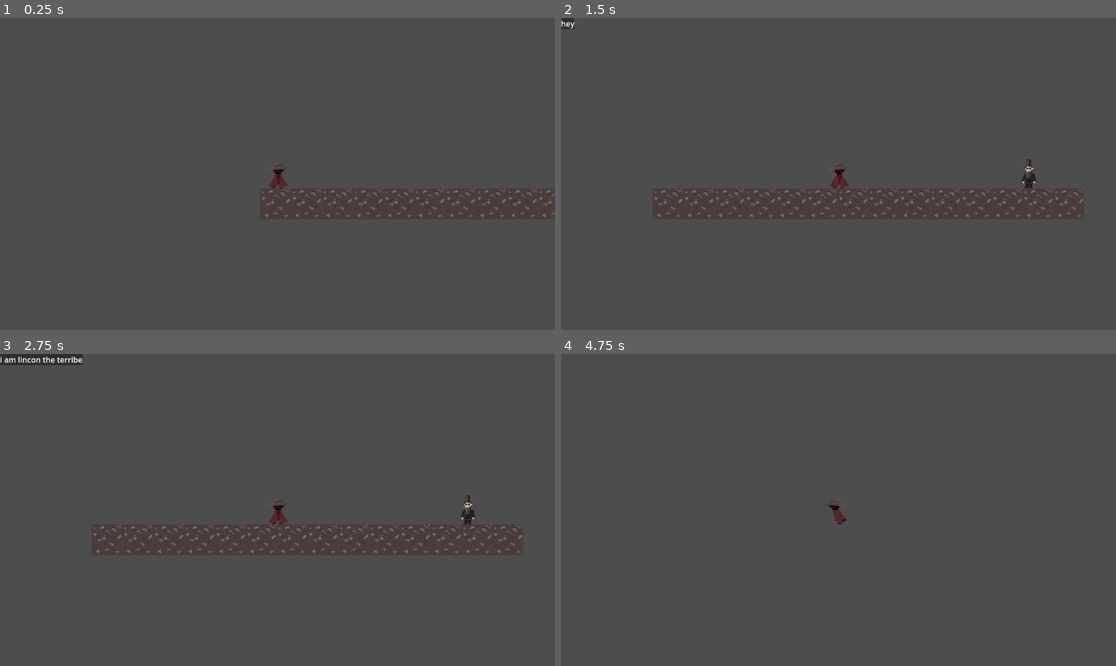
Above: before the commit, frames 1-4 (two rows, left to right).
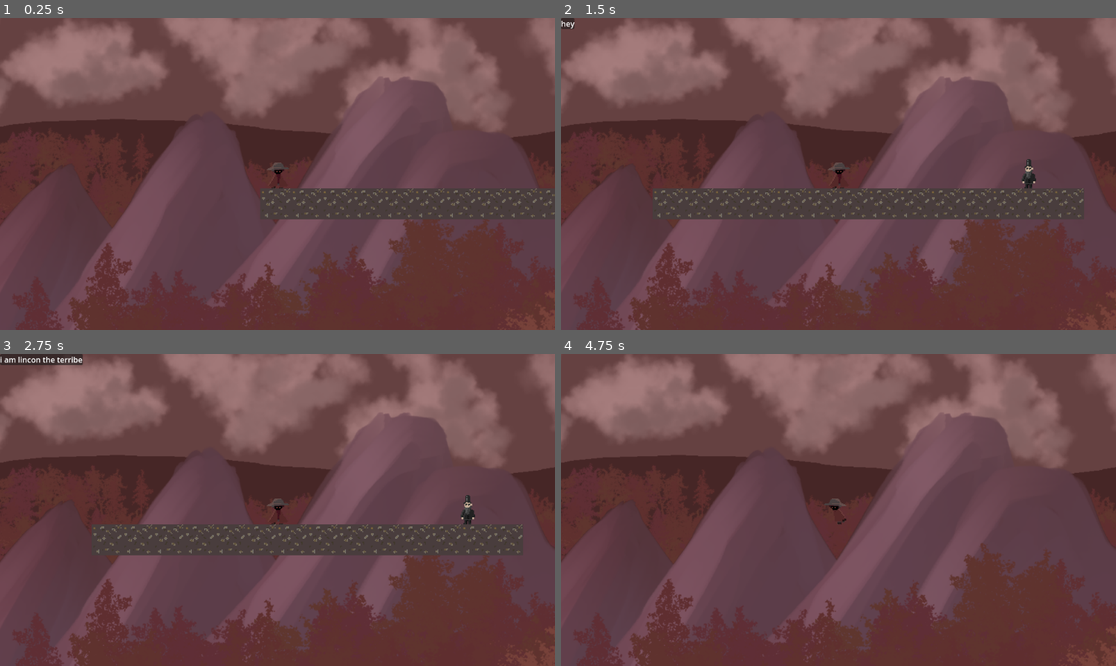
Above: after the commit, the same moments.

Repository: Jupyyter/9layers
Game: Godot game, scene res://tscn/lvls/lvl1.tscn
Same seed, same stepped clock (60 frames per second), same inputs: the game is played once before the commit and once after it.
Inputs:
- Up to frame 1 (0.25 s): no input
- Up to frame 2 (1.5 s): tap Enter (ui_accept) at 0.5, 0.77 s; hold Right (ui_right) from 0.53 s (still down)
- Up to frame 3 (2.75 s): tap Enter (ui_accept) at 1.52 s; release Right (ui_right) at 2.03 s; hold Left (ui_left) from 2.03 s (still down)
- Up to frame 4 (4.75 s): tap Enter (ui_accept) at 2.75, 3.02, 3.77, 4.52 s; release Left (ui_left) at 2.78 s; hold Right (ui_right) 2.78-4.28 s; hold Left (ui_left) from 4.28 s (still down)

The runs differ from the first frame. In frame 1, 63% of the frame differs, in the area x 0-100%, y 0-100%; in frame 2, 62%; in frame 3, 62%; in frame 4, 65%.

Commit message:
a

Diff:
--- a/game/tscn/lvls/lvl1.tscn
+++ b/game/tscn/lvls/lvl1.tscn
@@ -1,9 +1,10 @@
-[gd_scene load_steps=8 format=3 uid="uid://dam1kfcfeintt"]
+[gd_scene load_steps=9 format=3 uid="uid://dam1kfcfeintt"]
 
 [ext_resource type="Script" path="res://tscn/lvls/lvl_1.gd" id="1_f405b"]
 [ext_resource type="Texture2D" uid="uid://i5qiisponfev" path="res://imgs/ALLDIRT.png" id="1_wsfxf"]
 [ext_resource type="PackedScene" uid="uid://dadobyyrrsd71" path="res://tscn/others/dante.tscn" id="2_io81r"]
 [ext_resource type="PackedScene" uid="uid://b5jg31a43wvv4" path="res://tscn/others/lincon.tscn" id="3_co8dm"]
+[ext_resource type="Texture2D" uid="uid://dl1bcvq0eerm1" path="res://imgs/Levels/Background/redSky.png" id="4_1n2au"]
 [ext_resource type="PackedScene" uid="uid://bmac03gjspvhr" path="res://tscn/others/textBox.tscn" id="4_5vfem"]
 
 [sub_resource type="TileSetAtlasSource" id="TileSetAtlasSource_fj8tj"]
@@ -137,6 +138,11 @@
 position = Vector2(0, 1)
 zoom = Vector2(2, 2)
 
+[node name="RedSky" type="Sprite2D" parent="dante"]
+z_index = -1
+scale = Vector2(0.6, 0.6)
+texture = ExtResource("4_1n2au")
+
 [node name="lincon" parent="." instance=ExtResource("3_co8dm")]
 position = Vector2(391, 126)
 interaction_text = ":) kkkkkkkkkkkkgsdkaksa"
